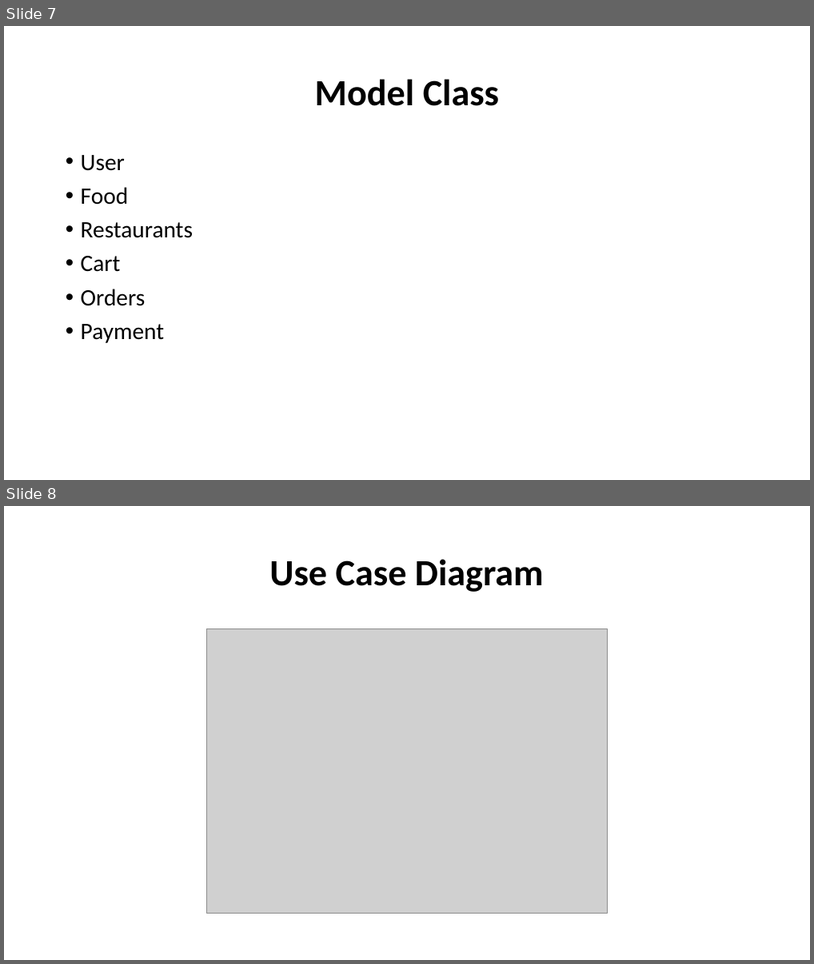
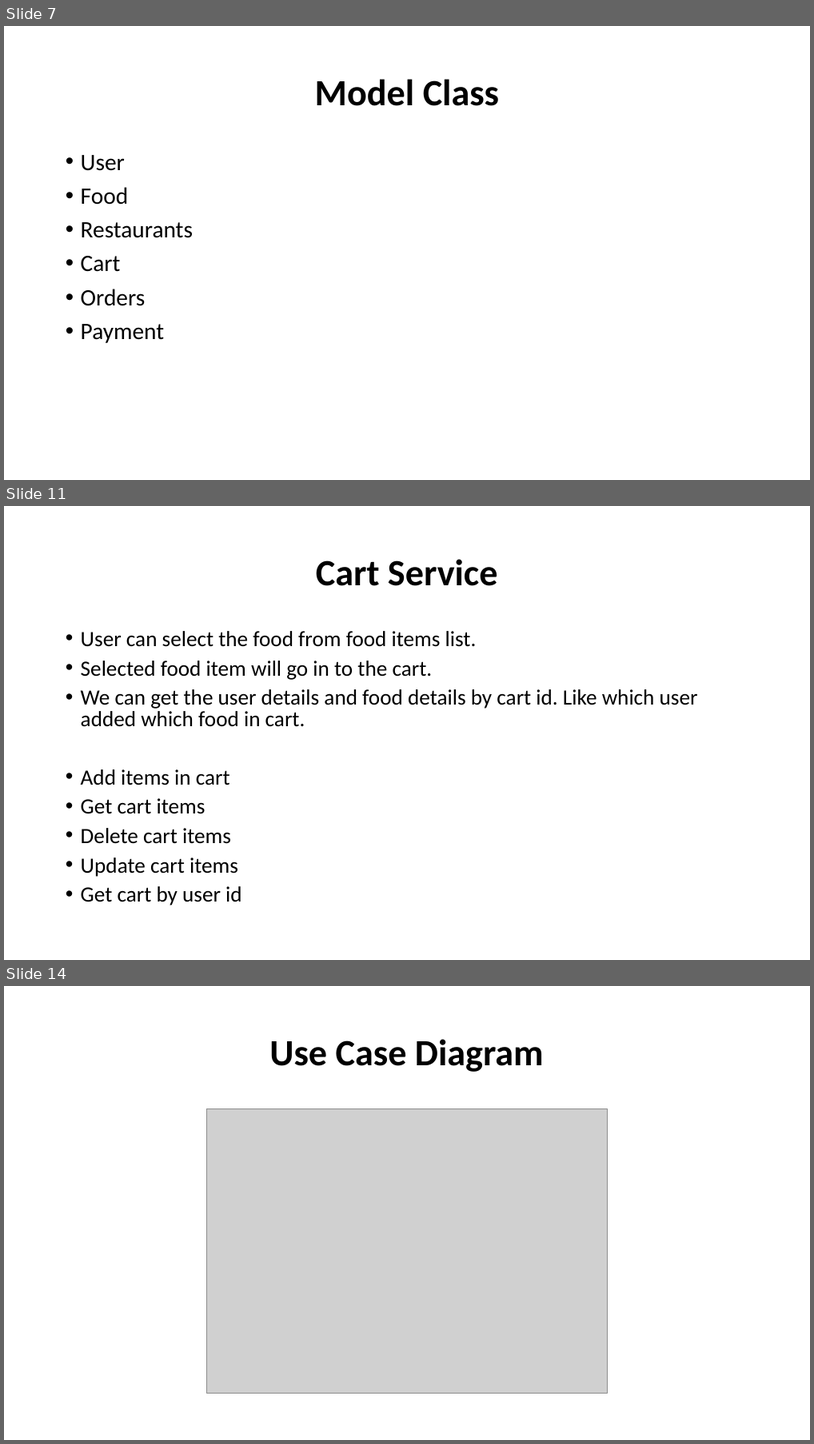
Before and after one commit to tarun683/swiggy_casestudy, a slide deck: Documents/workspace-spring-tool-suite-4-4.14.0.RELEASE/swiggy documentation/Swiggy Application documentation.pptx. Shown one above the other, each under a label of ours: slides 7 and 8 before the commit, slides 7, 11 and 14 after it; the slides between them are not shown. The pictures are 814x964 and 814x1444 pixels, drawn with LibreOffice and Linux fonts; fonts in the diff are those of the drawing; grey boxes stand for pictures. Boxes give left, top, right and bottom in pixels: in the first picture for what was removed or moved away, otherwise in the second. Text is boxed around its words. In the diff, an @@ line names an element or a change of style, - is before the commit and + after.

```diff
--- a/Documents/workspace-spring-tool-suite-4-4.14.0.RELEASE/swiggy documentation/Swiggy Application documentation.pptx
+++ b/Documents/workspace-spring-tool-suite-4-4.14.0.RELEASE/swiggy documentation/Swiggy Application documentation.pptx
@@ slide 11 added at <box>4,506,810,960</box>, background #FFFFFF @@
@@ title added at <box>316,559,498,586</box>, 44 pt, text #000000, bold @@
+Cart Service
@@ text added at <box>81,631,698,905</box>, 25.9 pt, text #000000 @@
+• User can select the food from food items list.
+• Selected food item will go in to the cart.
+• We can get the user details and food details by cart id. Like which user added which food in cart.
+• Add items in cart
+• Get cart items
+• Delete cart items
+• Update cart items
+• Get cart by user id
@@ what was slide 8 is now slide 14 @@
```
Also in this commit, not shown: 1 slide changed, 5 other slides added.
